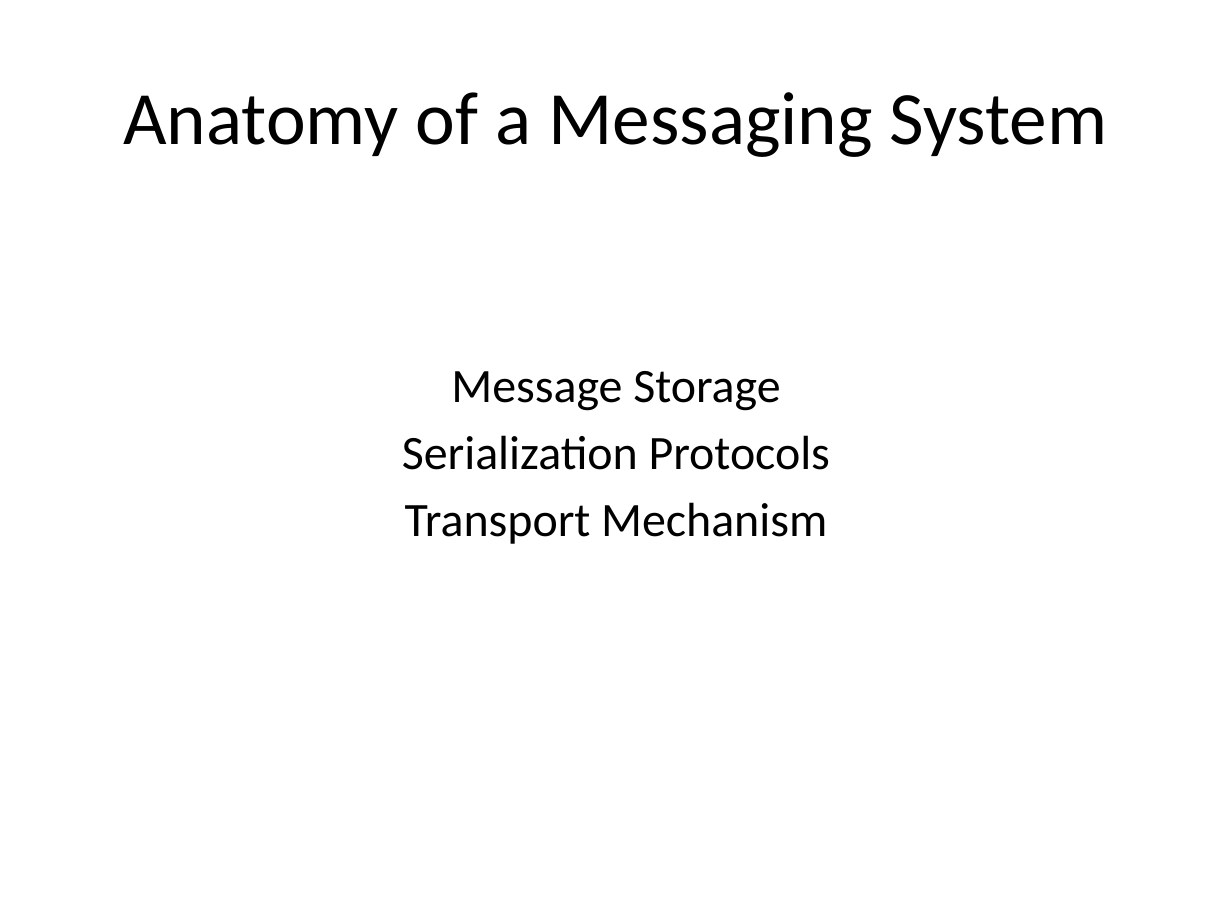
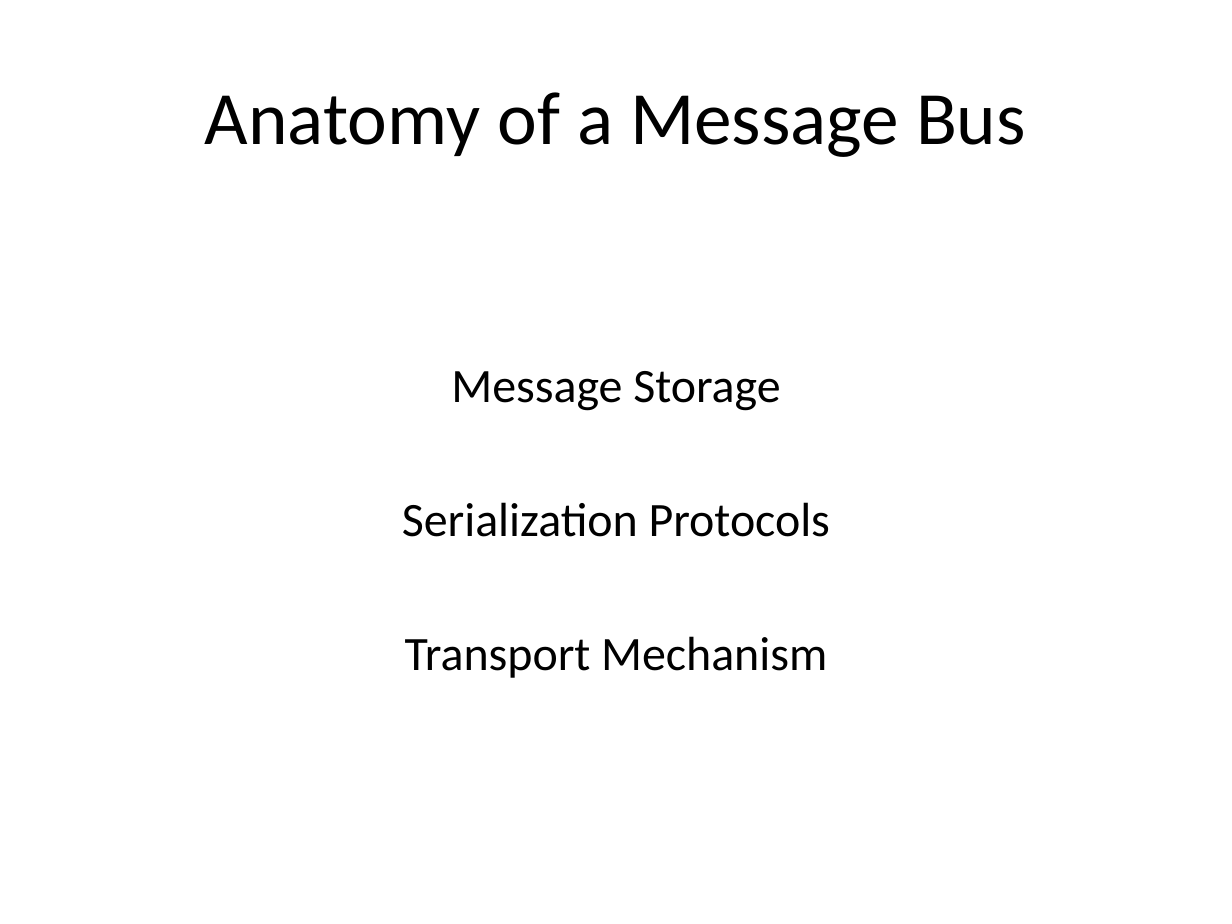
Before and after one commit to meadoch1/practical_messaging, a slide deck: slide 19 of Practical Messaging.pptx (slide 15 before the commit). Drawn at 1232x924 pixels with LibreOffice and Linux fonts; fonts in the diff are those of the drawing. Boxes give left, top, right and bottom in pixels: in the first picture for what was removed or moved away, otherwise in the second. Text is boxed around its words. In the diff, an @@ line names an element or a change of style, - is before the commit and + after.

```diff
--- a/Practical Messaging.pptx
+++ b/Practical Messaging.pptx
@@ title at (x1=205, y1=92, x2=1026, y2=157): text changed @@
-Anatomy of a Messaging System
+Anatomy of a Message Bus
@@ text "Message Storage" rewrapped from (x1=402, y1=371, x2=830, y2=544) to (x1=402, y1=371, x2=830, y2=678) @@
```
Also in this commit, not shown: 23 other slides changed, 7 slides added, 1 other file.
